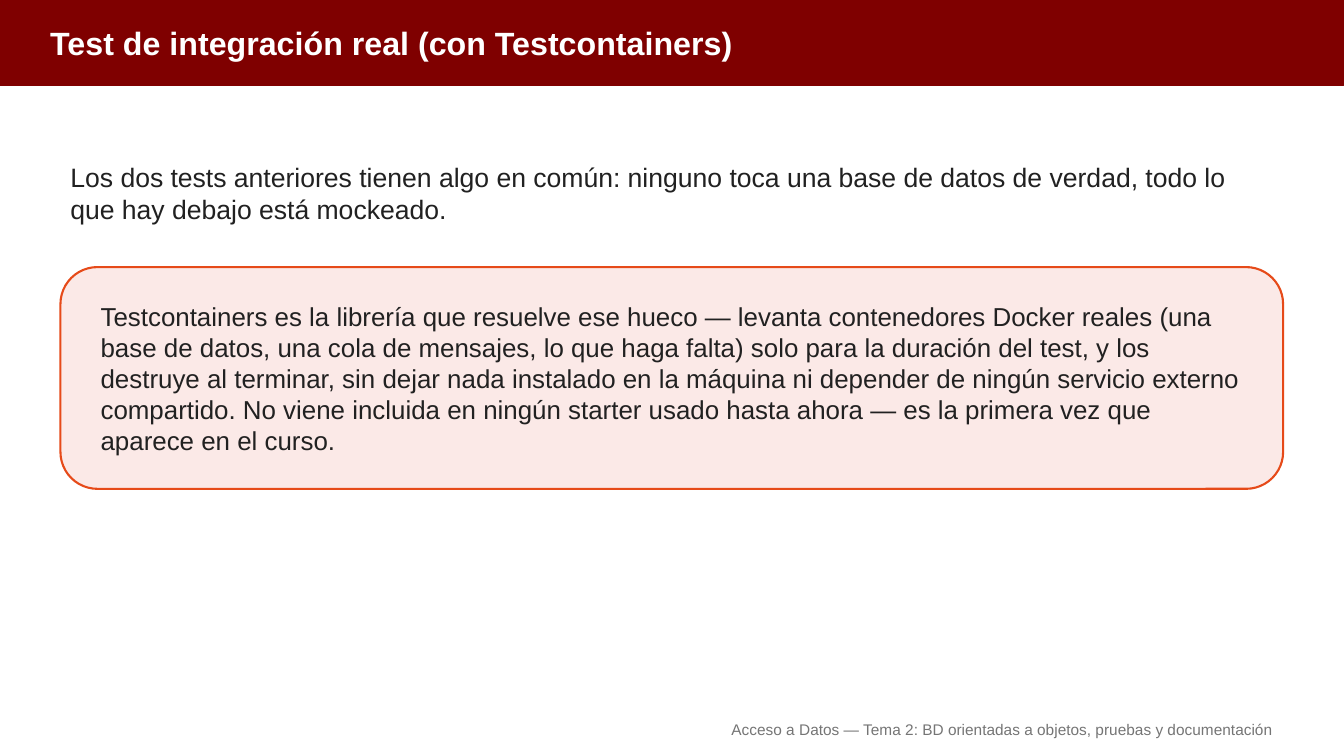
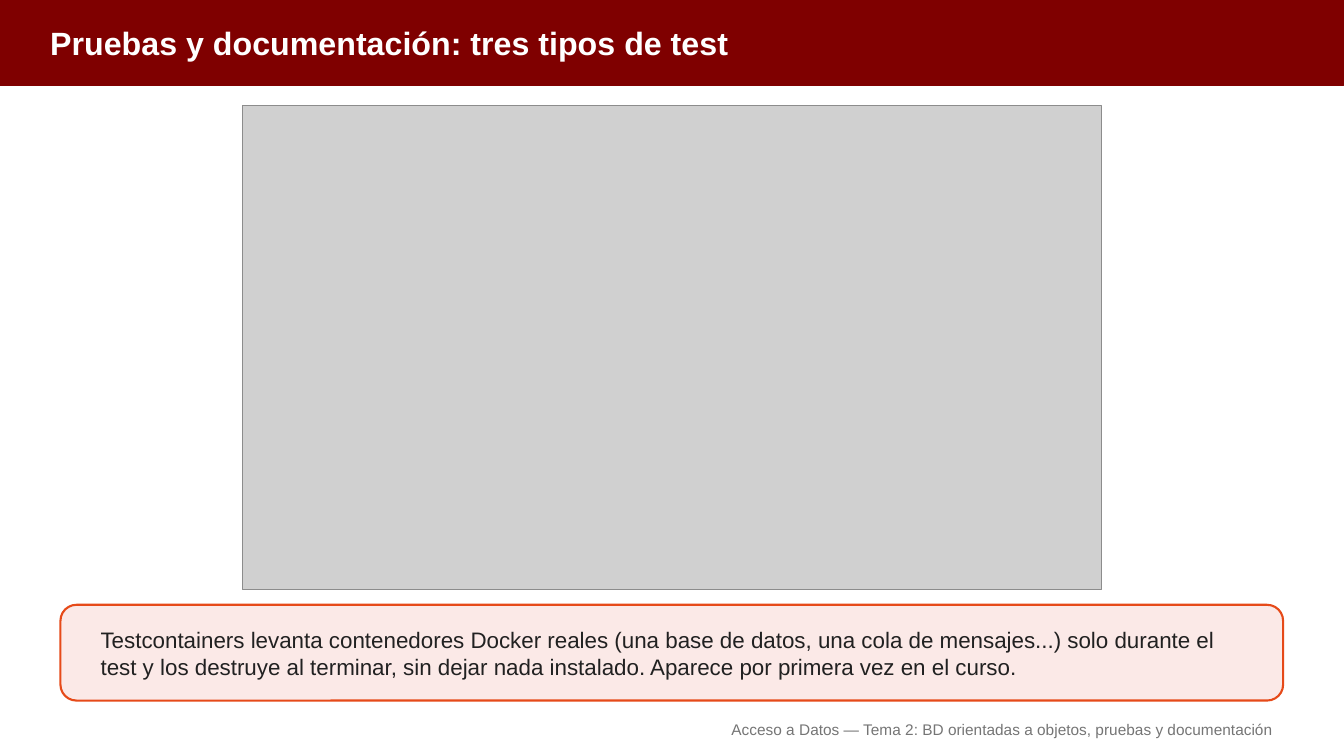
Before and after one commit to aitorventura/acceso-a-datos, a slide deck: slide 6 of docs/tema2/diapositivas/bd-orientadas-a-objetos.pptx (slide 8 before the commit). Drawn at 1344x756 pixels with LibreOffice and Linux fonts; fonts in the diff are those of the drawing; grey boxes stand for pictures. Boxes give left, top, right and bottom in pixels: in the first picture for what was removed or moved away, otherwise in the second. Text is boxed around its words. In the diff, an @@ line names an element or a change of style, - is before the commit and + after.

Commit message:
Tema 2 de AD: infografías en los tres apartados y diapositivas regeneradas
Añade 14 infografías en docs/tema2/img, las inserta en persistencia-objetos-jsonb, consultas-jsonb y bd-orientadas-a-objetos, y regenera sus diapositivas (pptx y pdf), fusionando las que solo tenían un párrafo.

```diff
--- a/docs/tema2/diapositivas/bd-orientadas-a-objetos.pptx
+++ b/docs/tema2/diapositivas/bd-orientadas-a-objetos.pptx
@@ text at (50,31,728,62): text changed @@
-Test de integración real (con Testcontainers)
+Pruebas y documentación: tres tipos de test
@@ picture added at (242,106,1101,590) @@
@@ text removed at (70,167,1225,225) @@
-Los dos tests anteriores tienen algo en común: ninguno toca una base de datos de verdad, todo lo que hay debajo está mockeado.
@@ rounded rectangle: place and size @@
-rounded rectangle at (60,267,1284,489)
+rounded rectangle at (60,605,1284,701)
@@ text at (101,631,1213,680): text changed; size 18.5 to 16 pt @@
-Testcontainers es la librería que resuelve ese hueco — levanta contenedores Docker reales (una base de datos, una cola de mensajes, lo que haga falta) solo para la duración del test, y los destruye al terminar, sin dejar nada instalado en la máquina ni depender de ningún servicio externo compartido. No viene incluida en ningún starter usado hasta ahora — es la primera vez que aparece en el curso.
+Testcontainers levanta contenedores Docker reales (una base de datos, una cola de mensajes...) solo durante el test y los destruye al terminar, sin dejar nada instalado. Aparece por primera vez en el curso.
```
Also in this commit, not shown: 11 other slides changed, 4 slides removed, 22 other files.
